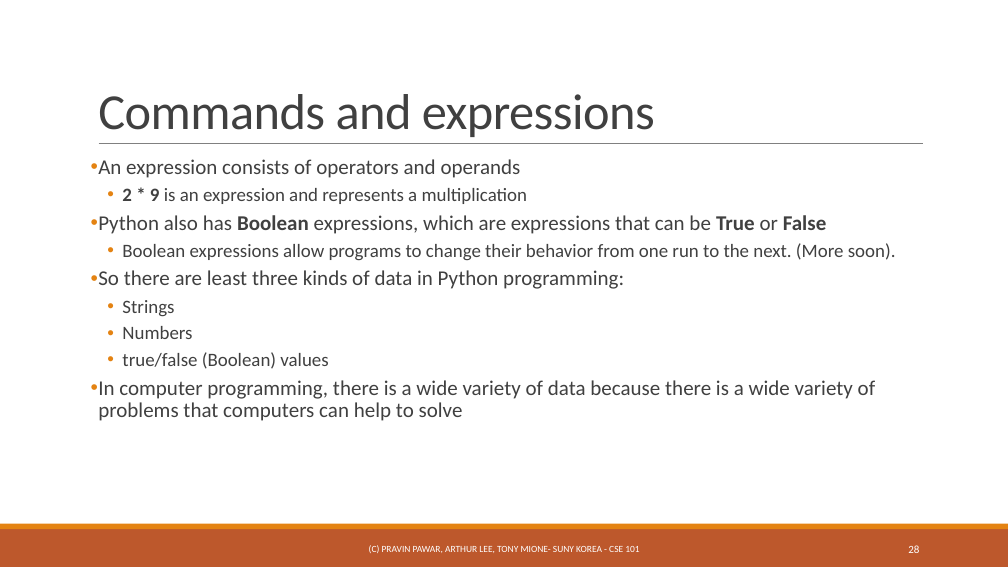
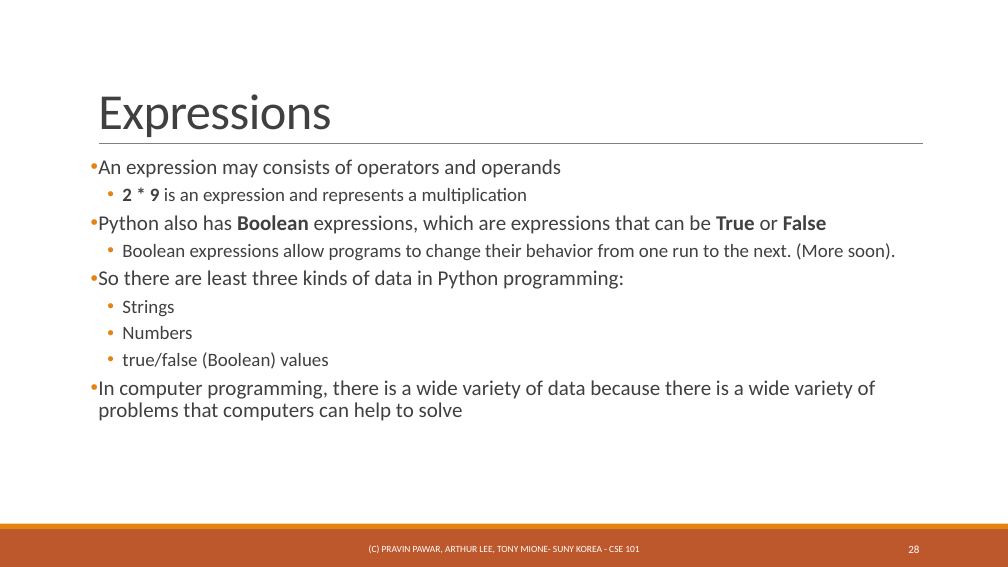
Before and after one commit to ppawar/ppawar.github.io, a slide deck: slide 28 of CSE101-S19/Slides/PPT/CSE101_Lec2.pptx. Drawn at 1008x567 pixels with LibreOffice and Linux fonts; fonts in the diff are those of the drawing. Boxes give left, top, right and bottom in pixels: in the first picture for what was removed or moved away, otherwise in the second. Text is boxed around its words. In the diff, an @@ line names an element or a change of style, - is before the commit and + after.

```diff
--- a/CSE101-S19/Slides/PPT/CSE101_Lec2.pptx
+++ b/CSE101-S19/Slides/PPT/CSE101_Lec2.pptx
@@ title at (x1=98, y1=94, x2=331, y2=137): text changed @@
-Commands and expressions
+Expressions
@@ text at (x1=98, y1=159, x2=561, y2=178): text changed @@
-• An expression consists of operators and operands
+• An expression may consists of operators and operands
```
Also in this commit, not shown: 4 other slides changed, 24 other files.
